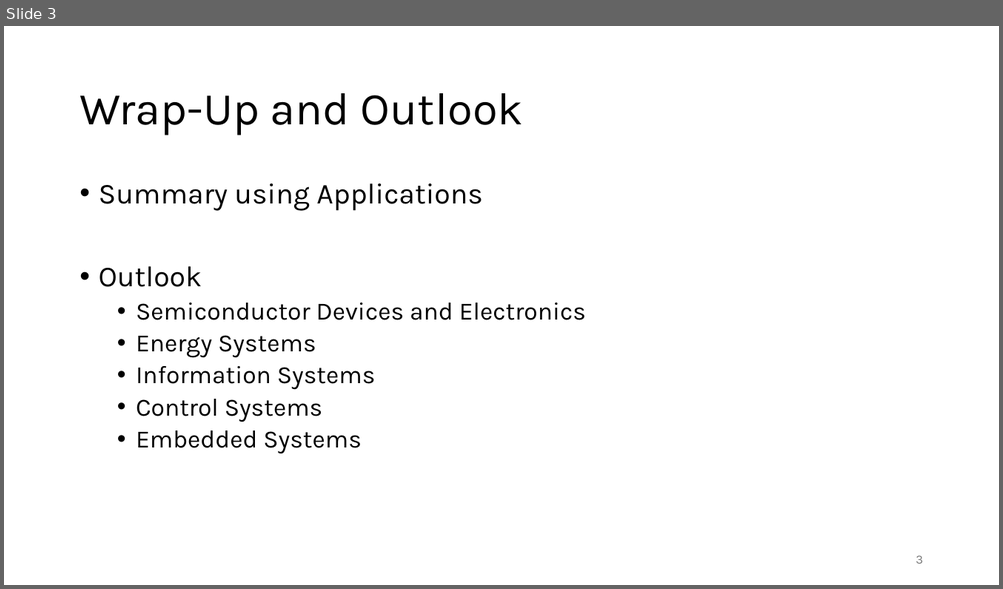
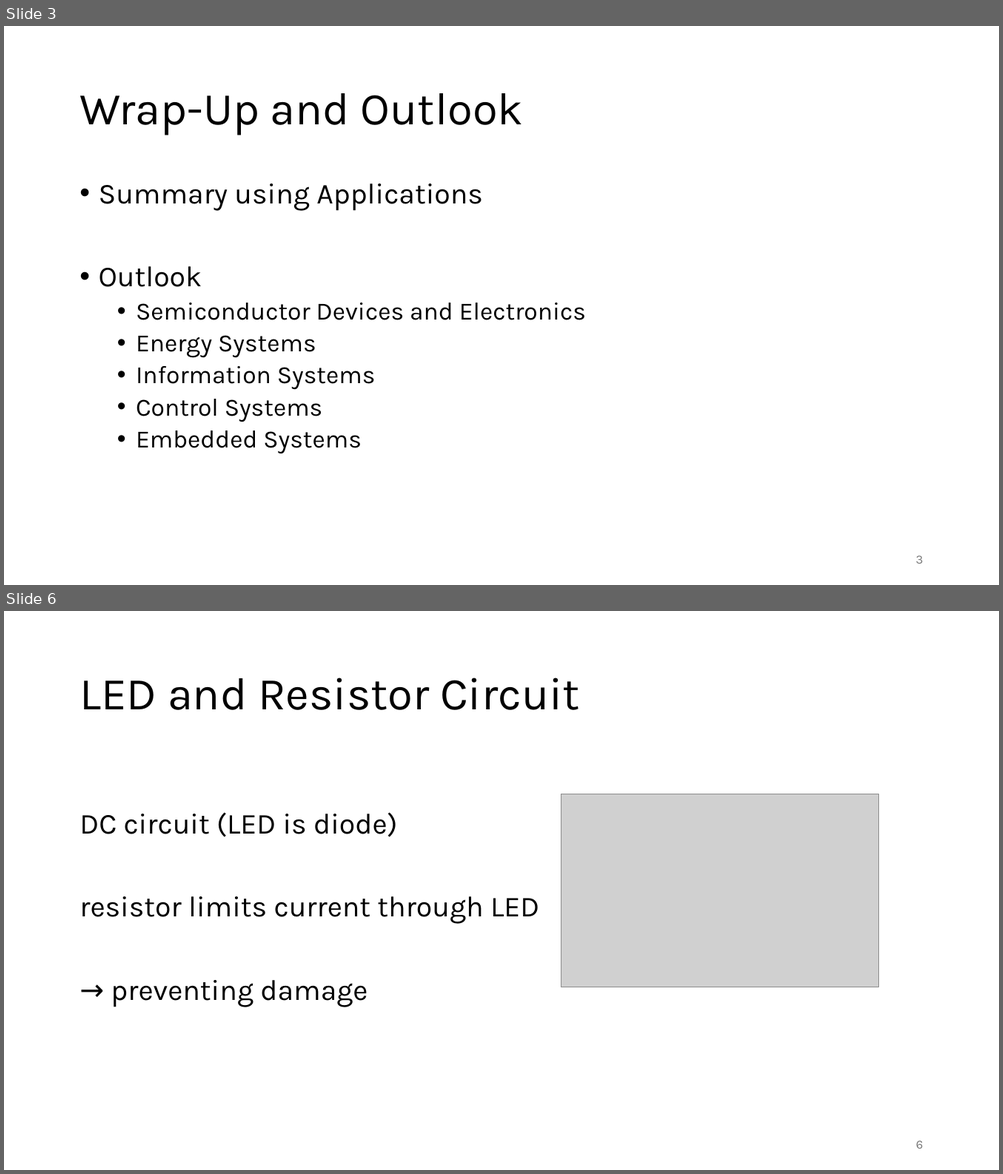
Before and after one commit to FelixWick/intro_electrical_eng, a slide deck: slides/5_outlook.pptx. Shown one above the other, each under a label of ours: slide 3 before the commit, slides 3 and 6 after it; the slides between them are not shown. The pictures are 1003x589 and 1003x1174 pixels, drawn with LibreOffice and Linux fonts; fonts in the diff are those of the drawing; grey boxes stand for pictures. Boxes give left, top, right and bottom in pixels: in the first picture for what was removed or moved away, otherwise in the second. Text is boxed around its words. In the diff, an @@ line names an element or a change of style, - is before the commit and + after.

```diff
--- a/slides/5_outlook.pptx
+++ b/slides/5_outlook.pptx
@@ slide 6 added at box(4, 611, 999, 1170), background #FFFFFF @@
@@ title added at box(79, 678, 580, 710), 44 pt, text #000000 @@
+LED and Resistor Circuit
@@ picture added at box(561, 795, 879, 988) @@
@@ text added at box(79, 812, 539, 1008), 28 pt, text #000000 @@
+DC circuit (LED is diode)
+resistor limits current through LED
+→ preventing damage
@@ page number added at box(916, 1141, 923, 1149), 12 pt, text #797979 @@
+6
```
Also in this commit, not shown: 8 slides changed, 5 other slides added, 2 slides removed, 1 other file.
